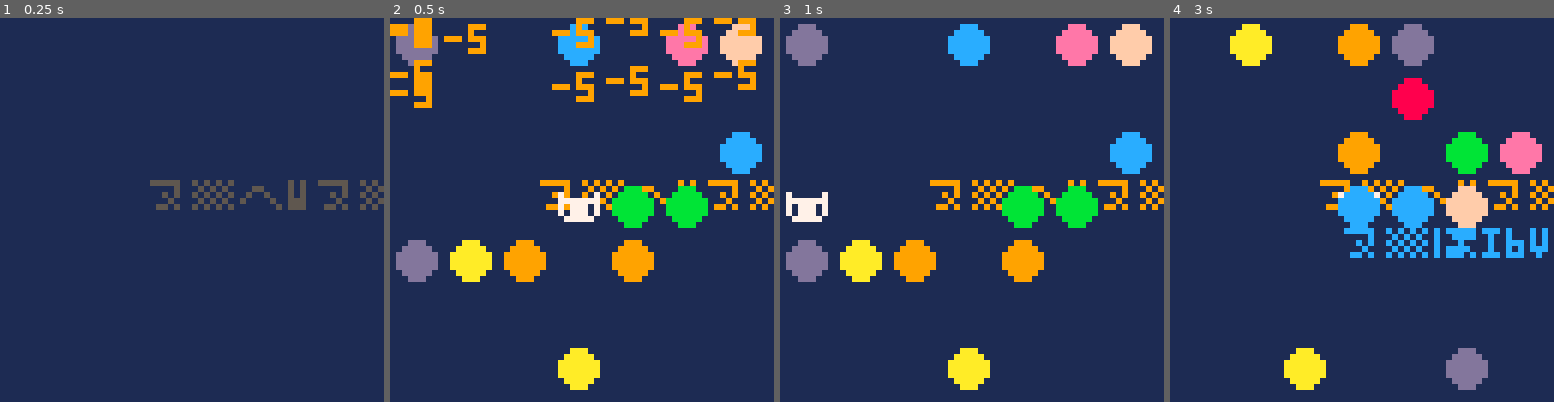
Above: before the commit, frames 1-4 (left to right).
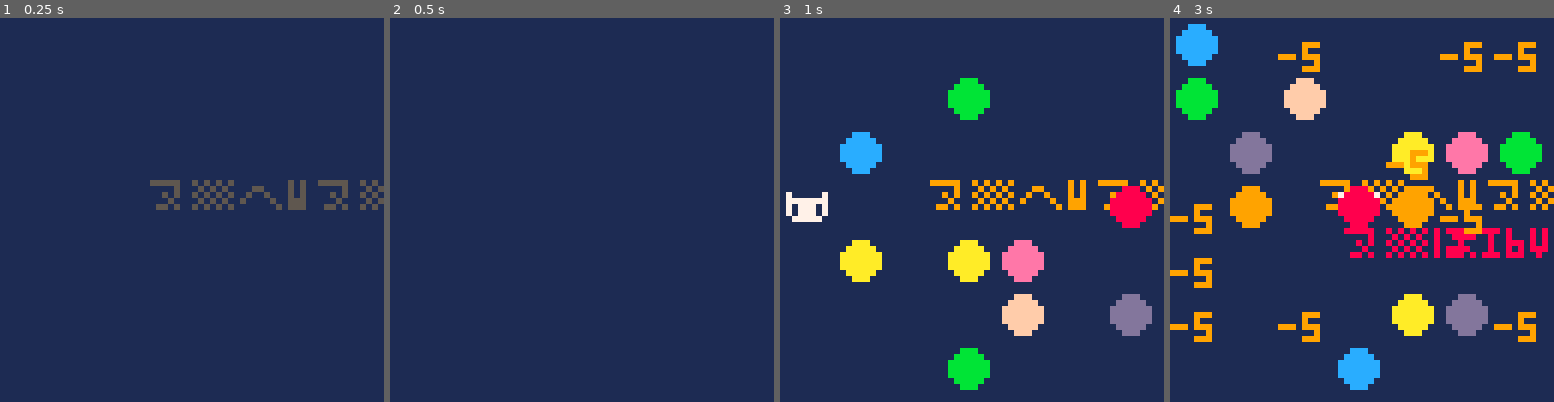
Above: after the commit, the same moments.

Repository: pancelor/bubble-cat
Game: PICO-8 cartridge min.p8
Same seed, same stepped clock (60 frames per second), same inputs: the game is played once before the commit and once after it.
Inputs:
- Up to frame 1 (0.25 s): no input
- Up to frame 2 (0.5 s): tap X (X key) at 0.33 s
- Up to frame 3 (1 s): tap O (Z key) at 0.7 s
- Up to frame 4 (3 s): tap X (X key) at 1.07, 1.85, 2.97 s; hold Right 1.6-2.1 s; tap O (Z key) every 0.4 s from 1.7 to 2.9 s; hold Up 2.15-2.42 s; hold Right from 2.47 s (still down)

Frame 1 is identical in both runs. In frame 2, 16% of the frame differs, in the area x 0-100%, y 0-97%; in frame 3, 15%; in frame 4, 24%, in the area x 0-99%, y 1-97%.

Commit message:
revert extreme min; seed log; 615

Diff:
--- a/min.lua
+++ b/min.lua
@@ -1,18 +1,22 @@
-poke(13-😐,3)B=0A=0C={}D=circfill::g::E,F=0G=3H=3for j=0,12do
-i=rnd(49)E+=2poke(E,i%7,i\7)end::_::b=btnp()q=b>16d=sgn(A-B)I=G?"⁶1⁶c"
-if(A~=B)B+=d d+=6
-D(32,32,64-t(),1)J=H?"⁶w⁶t"..B,24,27,4+d
-if(b>0)K=b*.5938&.75
-if(F)G+=cos(F)H+=sin(F)else F,K=K
-L=abs(G-3)>3or abs(H-3)>3?"🐱",G*9+1,H*9+2,7
-for i=2,E,2do
-d=q and"-5"v=@(i+1)*9u=@i*9D(u+4,v+4,3,i/2|8)
-if(H==v\9and @i==G)L=1poke2(i,%E)E-=2d="+1"?"⁷i6v1d1"
-if(E<1)q=1d="+10"?"⁷ceg4⁶4"
-if(d)add(C,{d,u,v,d*11})A+=d
+poke(13-😐,3)sc=0sz=0fl={}rf=circfill
+::g::bln,fc=0px=3py=3
+for j=0,12do
+i=rnd(49)bln+=2poke(bln,i%7,i\7)
 end
-if(L)G,H,F=I,J
-for f in all(C)do
+::_::b=btnp()q=b>16d=sgn(sz-sc)ox=px?"⁶1⁶c"
+if(sz~=sc)sc+=d d+=6
+rf(32,32,64-t(),1)oy=py?"⁶w⁶t"..sc,24,27,4+d
+if(b>0)fcn=b*.5938&.75
+if(fc)px+=cos(fc)py+=sin(fc)else fc,fcn=fcn
+ty=abs(px-3)>3or abs(py-3)>3?"🐱",px*9+1,py*9+2,7
+for i=2,bln,2do
+d=q and"-5"v=@(i+1)*9u=@i*9rf(u+4,v+4,3,i/2|8)
+if(py==v\9and @i==px)ty=1poke2(i,%bln)bln-=2d="+1"?"⁷i6v1d1"
+if(bln<1)q=1d="+10"?"⁷ceg4⁶4"
+if(d)add(fl,{d,u,v,d*11})sz+=d
+end
+if(ty)px,py,fc=ox,oy
+for f in all(fl)do
 f[3]-=1?unpack(f)
 end
 if(q)goto g
--- a/min.p8
+++ b/min.p8
@@ -562,6 +562,11 @@
 end
 
 -->8
+--dev_seed=0x.4444
+seed=dev_seed or rnd()
+printh("seed: "..tohex(seed))
+srand(seed)
+
 #include min.lua
 
 __gfx__
Not shown, changed: notes.txt
